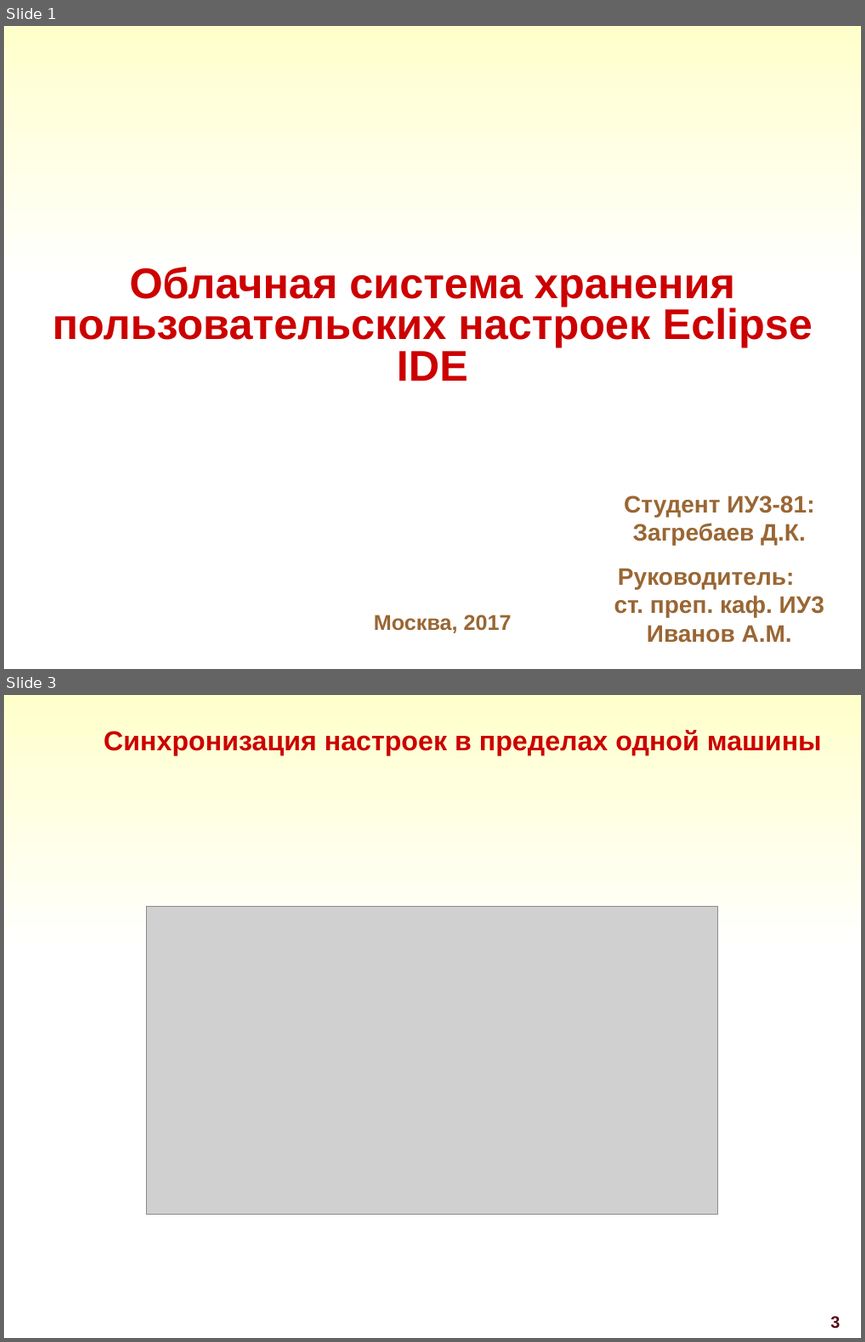
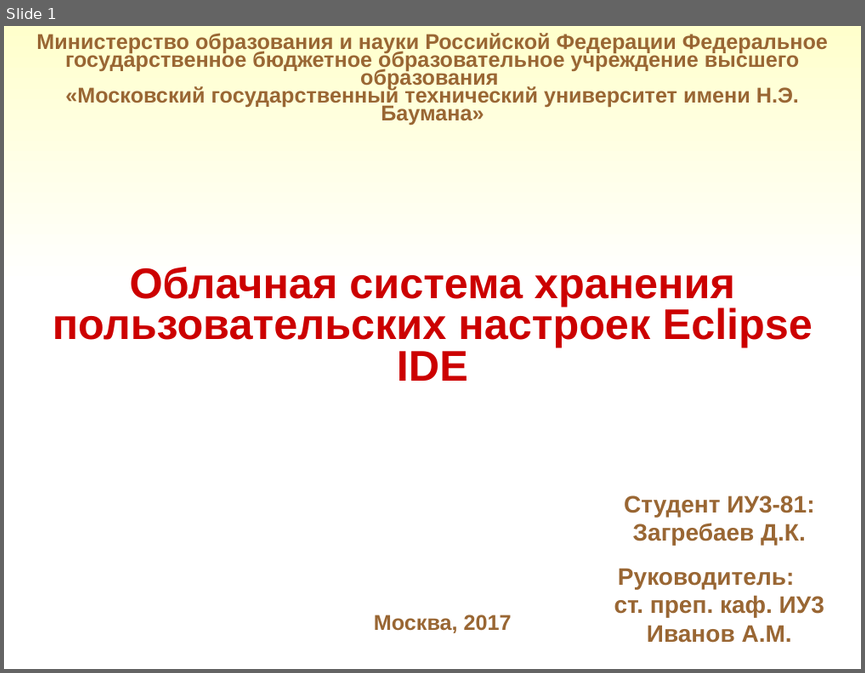
Before and after one commit to DmitryZagr/Diploma, a slide deck: преза/Zagrebaev.PPT. Shown one above the other, each under a label of ours: slides 1 and 3 before the commit, slide 1 after it; the slides between them are not shown. The pictures are 865x1342 and 865x673 pixels, drawn with LibreOffice and Linux fonts; fonts in the diff are those of the drawing; grey boxes stand for pictures; background and template pictures are left out. Boxes give left, top, right and bottom in pixels: in the first picture for what was removed or moved away, otherwise in the second. Text is boxed around its words. In the diff, an @@ line names an element or a change of style, - is before the commit and + after.

```diff
--- a/преза/Zagrebaev.PPT
+++ b/преза/Zagrebaev.PPT
@@ slide 3 removed at [4, 695, 861, 1338], background #FFFFFF; not listed: 1 template element that a slide beside it also shows @@
@@ title removed at [103, 730, 822, 756] @@
-Синхронизация настроек в пределах одной машины
@@ picture removed at [147, 906, 719, 1214] @@
@@ page number removed at [830, 1315, 840, 1328] @@
-3
@@ slide 1 changed as well @@
@@ text added at [36, 33, 828, 125], 18 pt, text #996633, bold @@
+Министерство образования и науки Российской Федерации Федеральное государственное бюджетное образовательное учреждение высшего образования
+«Московский государственный технический университет имени Н.Э. Баумана»
```
Also in this commit, not shown: 9 other slides changed, 4 slides added, 4 other slides removed, 3 other files.
